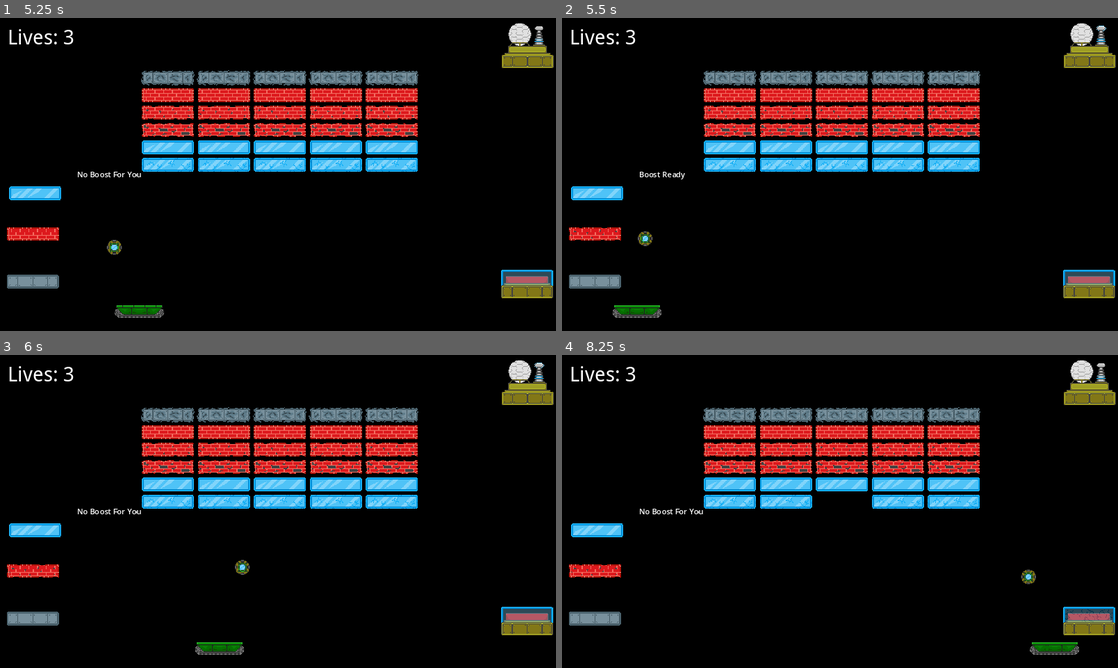
Above: before the commit, frames 1-4 (two rows, left to right).
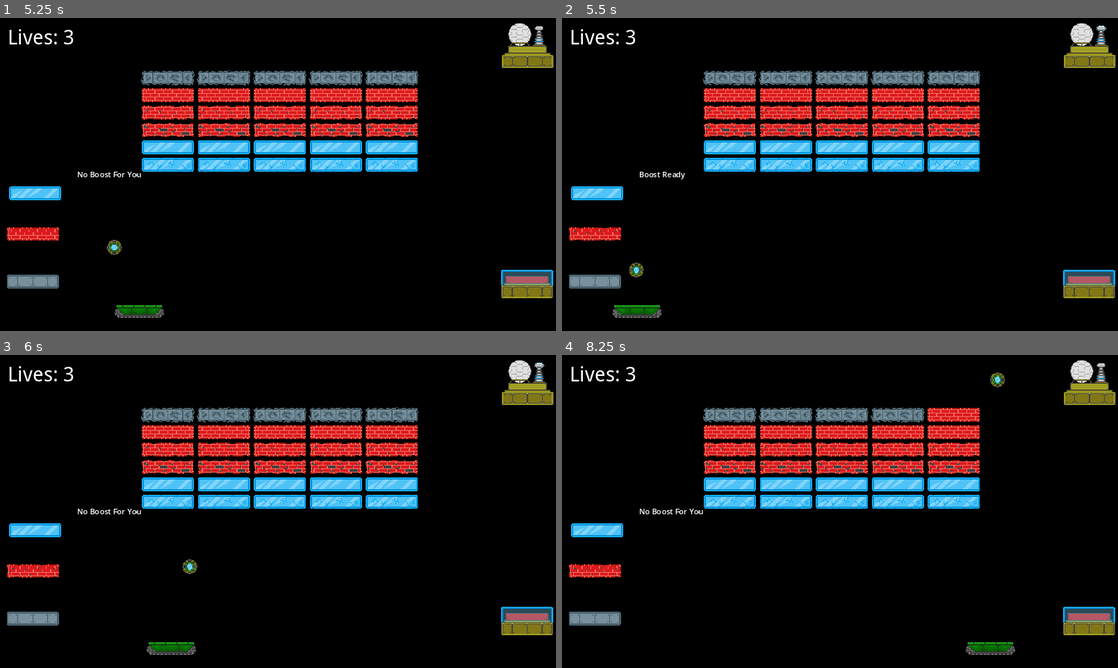
Above: after the commit, the same moments.

Repository: SpiceTower/PirateGameJam16
Game: Godot game, scene res://Scenes/main_menu.tscn
Same seed, same stepped clock (60 frames per second), same inputs: the game is played once before the commit and once after it.
Inputs:
- Up to frame 1 (5.25 s): click "Start Game" at 0.5 s; tap Enter at 1.25 s; hold Right (Right) 1.28-2.03 s; hold Space (Start) 1.28-2.03 s; hold S (Down) 2.03-2.78 s; tap Space (Start) at 2.1, 3.6, 4.25, 5.1 s; hold Right (Right) 2.78-3.53 s; hold Space (Start) 2.78-3.53 s; hold Up (Up) 3.53-4.28 s; hold Space (Start) 4.28-5.03 s; hold Left (Left) from 4.28 s (still down)
- Up to frame 2 (5.5 s): keep holding Left (Left)
- Up to frame 3 (6 s): release Left (Left) at 5.78 s; hold S (Down) from 5.78 s (still down); hold Space (Start) from 5.78 s (still down)
- Up to frame 4 (8.25 s): release S (Down) at 6.53 s; release Space (Start) at 6.53 s; hold Right (Right) 6.53-7.28 s; tap Space (Start) at 6.6, 8.1 s; hold Up (Up) 7.28-8.03 s; hold Space (Start) 7.28-8.03 s; hold Right (Right) from 8.03 s (still down)

Frame 1 is identical in both runs. In frame 2, 0.2% of the frame differs, in the area x 12-17%, y 68-83%; in frame 3, 0.9%; in frame 4, 1.8%, in the area x 45-99%, y 5-96%.

Commit message:
Vertical bounce fixed, with temporarily-commented code for other bounce implementations.

Diff:
--- a/Scripts/B411.gd
+++ b/Scripts/B411.gd
@@ -27,20 +27,28 @@
 	death_zone.life_lost.connect(on_life_lost)
 	animated_sprite_2d.play("default")
 
-func _physics_process(delta): #manages all movement of the ball, currently can only be connected to a single kind of brick (BrickBrick)
+func _physics_process(delta: float) -> void: #manages all movement of the ball, currently can only be connected to a single kind of brick (BrickBrick)
 	ui.set_boost(boost_ready)
 	var collision = move_and_collide(velocity * ball_speed * delta)
-	if(!collision):
-		return
+	if collision:
+		var collider = collision.get_collider()
+		if collider is Brick:
+			collider.decrease_level()
+		#if collider is Paddle:
+		if collider is Brick or collider is Paddle:
+			ball_collision(collision, collider)
+		else:
+			velocity = velocity.bounce(collision.get_normal())
+		#if (velocity.y > 0 and velocity.y < 1):
+			#velocity.y = -2
 
-	var collider = collision.get_collider()
-	if collider is Brick:
-		collider.decrease_level()
+		#if velocity.x == 0:
+			#velocity.x -2
 
-	if (collider is Brick or collider is Paddle):
-		ball_collision(collider)
-	else:
-		velocity = velocity.bounce(collision.get_normal())
+		#var speed_multiplier = speed_up_factor if collider is Paddle else 1
+
+		#velocity = (velocity * speed_multiplier).limit_length(VELOCITY_LIMIT)
+
 
 #attempting to add player input to effect the ball
 func _input(event):
@@ -74,7 +82,7 @@
 	position = start_postion
 	randomize()
 
-	velocity = Vector2(randf_range(-1, 1), randf_range(-.1, -1)).normalized() *ball_speed
+	velocity = Vector2(randf_range(-1, 1), randf_range(-.1, -1)).normalized() * ball_speed
 
 func on_life_lost():
 	lives -= 1
@@ -92,27 +100,34 @@
 
 # This obnoxious bit of code is to create variation in the ball bounces. It speeds up the ball when it hits bricks/paddle and makes the bounce direction
 #- contingent on where the ball hits the paddle or brick. Good to have, stupid to look at.
-func ball_collision(collider):
+func ball_collision(collision, collider):
 
-	var ball_width = collision_shape_2d.shape.get_rect().size.x
 	var ball_center_x = position.x
 	var collider_width = collider.get_width()
 	var collider_center_x = collider.position.x
+	var collision_x = (ball_center_x - collider_center_x) / (collider_width / 2)
+
+	var ball_center_y = position.y
+	var collider_height = collider.get_height()
+	var collider_center_y = collider.position.y
+	var collision_y = (ball_center_y - collider_center_y) / (collider_height / 2)
 
 	var velocity_xy = velocity.length()
-
-	var collision_x = (ball_center_x - collider_center_x) / (collider_width / 2)
 
 	var new_velocity = Vector2.ZERO
 
 	new_velocity.x = velocity_xy * collision_x
 
 	if collider.get_rid() == last_collider_id && collider is Brick:
-		new_velocity.x = new_velocity.rotated(deg_to_rad(randf_range(-45,45))).x *10
+		new_velocity.x = new_velocity.rotated(deg_to_rad(randf_range(-45,45))).x * 10
 	else:
 		last_collider_id == collider.get_rid()
 
-	new_velocity.y = sqrt(absf(velocity_xy * velocity_xy - new_velocity.x * new_velocity.x)) *(-1 if velocity.y > 0 else 1)
+	if collider is Paddle:
+		new_velocity.y = sqrt(absf(velocity_xy * velocity_xy - new_velocity.x * new_velocity.x)) * (-1 if velocity.y > 0 else 1)
+	elif collider is Brick:
+		new_velocity.y = velocity_xy * collision_y
+		#new_velocity.y = velocity.bounce(collision.get_normal()).y
 
 	var speed_multiplier = speed_up_factor if collider is Paddle else 1
 
--- a/Scripts/brick.gd
+++ b/Scripts/brick.gd
@@ -51,3 +51,6 @@
 
 func get_width():
 	return get_size().x
+
+func get_height():
+	return get_size().y
--- a/Scripts/paddle.gd
+++ b/Scripts/paddle.gd
@@ -74,3 +74,9 @@
 
 func get_width():
 	return collision_shape_2d.shape.get_rect().size.x
+
+func get_height():
+	return collision_shape_2d.shape.get_rect().size.y
+
+func get_velocity():
+	return linear_velocity
